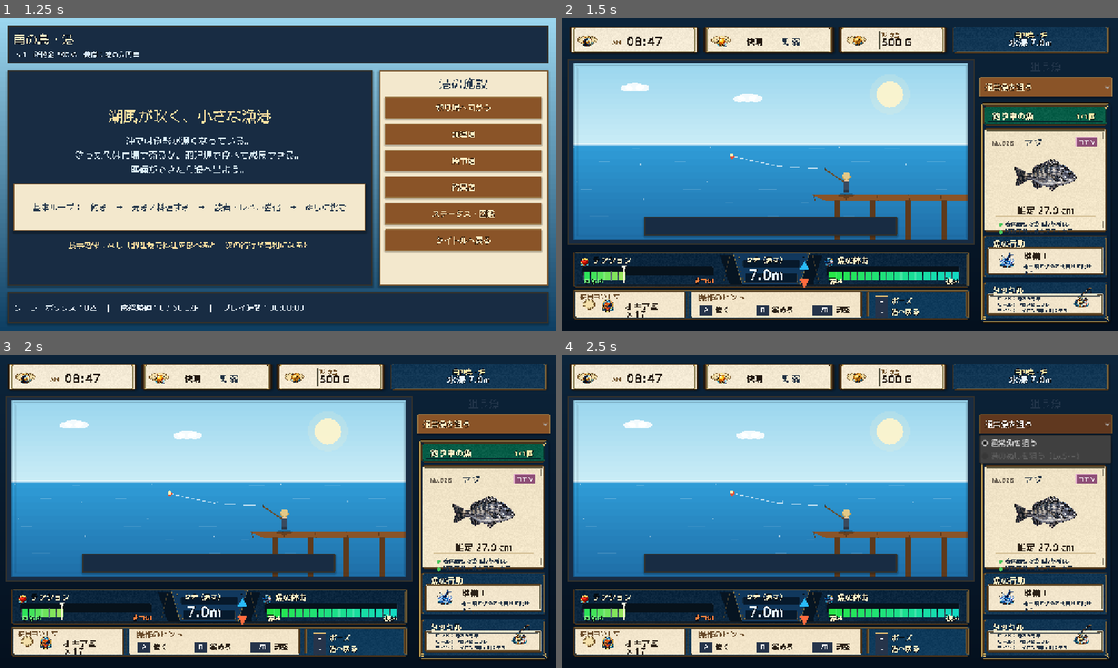
Above: before the commit, frames 1-4 (two rows, left to right).
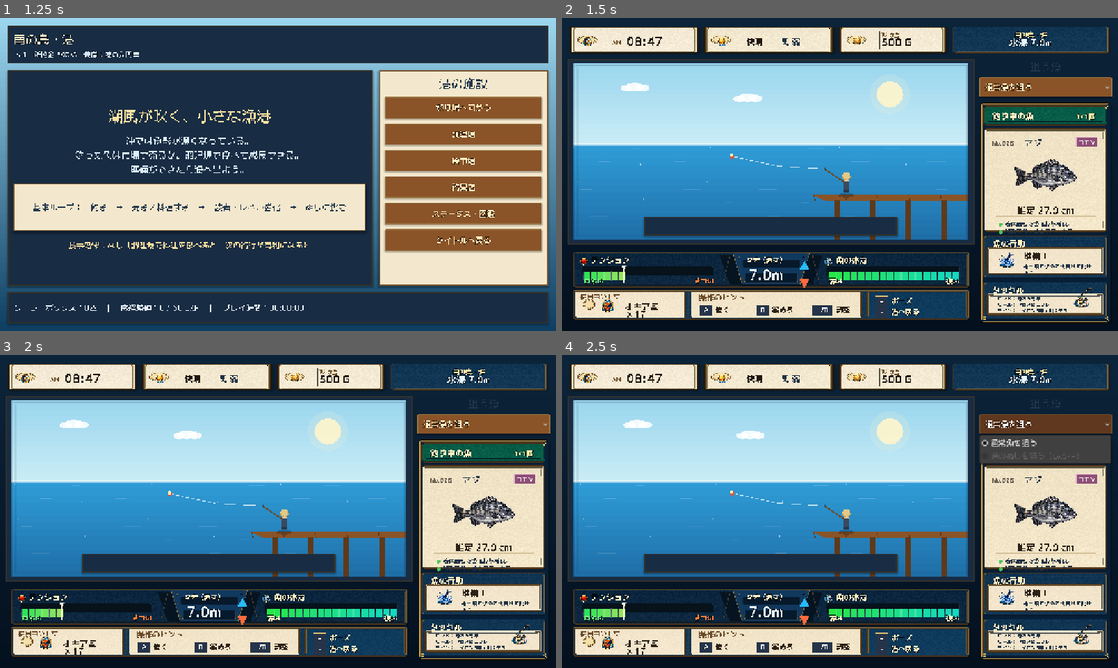
Above: after the commit, the same moments.

Repository: RYUKOU-OKUMURA/tsuri_quest_umi_mvp
Game: Godot game, scene res://scenes/main.tscn
Same seed, same stepped clock (60 frames per second), same inputs: the game is played once before the commit and once after it.
Inputs:
- Up to frame 1 (1.25 s): click "ゲームを始める" at 0.5 s
- Up to frame 2 (1.5 s): click "釣り場へ向かう" at 1.25 s
- Up to frame 3 (2 s): no input
- Up to frame 4 (2.5 s): click "通常魚を狙う" at 2 s

Frame 1 is identical in both runs. In frame 2, 0.4% of the frame differs, in the area x 3-55%, y 5-80%; in frame 3, 0.4%; in frame 4, 0.4%.

Commit message:
Reduce fight UI icon scale

Diff:
--- a/src/ui/components/fight_hud.gd
+++ b/src/ui/components/fight_hud.gd
@@ -121,10 +121,10 @@
 	_draw_panel(rect, Color("#0b1828"), Color("#122f4f"), Palette.GOLD_DEEP)
 	var title_y := 25.0 if _hud_frame == null else 26.0
 	var bar_y := 42.0 if _hud_frame == null else 43.0
-	var icon_size := 34.0 if _hud_frame == null else 28.0
+	var icon_size := 34.0 if _hud_frame == null else 24.0
 	var title_size := 19 if _hud_frame == null else 18
-	_draw_hud_icon(ICON_TENSION, Rect2(rect.position + Vector2(12.0, title_y - icon_size + 12.0), Vector2(icon_size, icon_size)), Color("#ff5b63"))
-	_draw_text(font, "テンション", rect.position + Vector2(48.0 if _hud_frame == null else 44.0, title_y), title_size, Palette.TEXT_BONE, 3)
+	_draw_hud_icon(ICON_TENSION, Rect2(rect.position + Vector2(12.0, title_y - icon_size + 8.0), Vector2(icon_size, icon_size)), Color("#ff5b63"))
+	_draw_text(font, "テンション", rect.position + Vector2(48.0 if _hud_frame == null else 40.0, title_y), title_size, Palette.TEXT_BONE, 3)
 	var ratio := 0.0
 	var safe_min := 0.30
 	var safe_max := 0.74
@@ -165,10 +165,10 @@
 	_draw_panel(rect, Color("#0b1828"), Color("#122f4f"), Palette.GOLD_DEEP)
 	var title_y := 25.0 if _hud_frame == null else 26.0
 	var bar_y := 42.0 if _hud_frame == null else 43.0
-	var icon_size := 34.0 if _hud_frame == null else 28.0
+	var icon_size := 34.0 if _hud_frame == null else 24.0
 	var title_size := 19 if _hud_frame == null else 18
-	_draw_hud_icon(ICON_STAMINA, Rect2(rect.position + Vector2(12.0, title_y - icon_size + 12.0), Vector2(icon_size, icon_size)), Color("#6cc8ff"))
-	_draw_text(font, "魚の体力", rect.position + Vector2(48.0 if _hud_frame == null else 44.0, title_y), title_size, Palette.TEXT_BONE, 3)
+	_draw_hud_icon(ICON_STAMINA, Rect2(rect.position + Vector2(12.0, title_y - icon_size + 8.0), Vector2(icon_size, icon_size)), Color("#6cc8ff"))
+	_draw_text(font, "魚の体力", rect.position + Vector2(48.0 if _hud_frame == null else 40.0, title_y), title_size, Palette.TEXT_BONE, 3)
 	var ratio := 1.0
 	if simulator != null:
 		ratio = simulator.fish_stamina_ratio()
--- a/src/ui/components/fight_status_bar.gd
+++ b/src/ui/components/fight_status_bar.gd
@@ -130,12 +130,12 @@
 func _draw_status_icon(rect: Rect2, icon_index: int) -> void:
 	if _icons == null:
 		return
-	var icon_size := clampf(rect.size.y * 0.52, 30.0, 38.0)
+	var icon_size := clampf(rect.size.y * 0.45, 28.0, 34.0)
 	var icon_rect := Rect2(
-		rect.position + Vector2(29.0, (rect.size.y - icon_size) * 0.5 + 1.0),
+		rect.position + Vector2(31.0, (rect.size.y - icon_size) * 0.5 + 1.0),
 		Vector2(icon_size, icon_size)
 	)
-	_draw_sheet_icon(icon_index, icon_rect)
+	_draw_sheet_icon(icon_index, icon_rect, Color(1.0, 1.0, 1.0, 0.92))
 	if icon_index == ICON_WEATHER:
 		_draw_sheet_icon(
 			ICON_WIND,
Not shown, changed: design-qa.md
Not shown, changed: docs/11_underwater_fight_showcase.md
